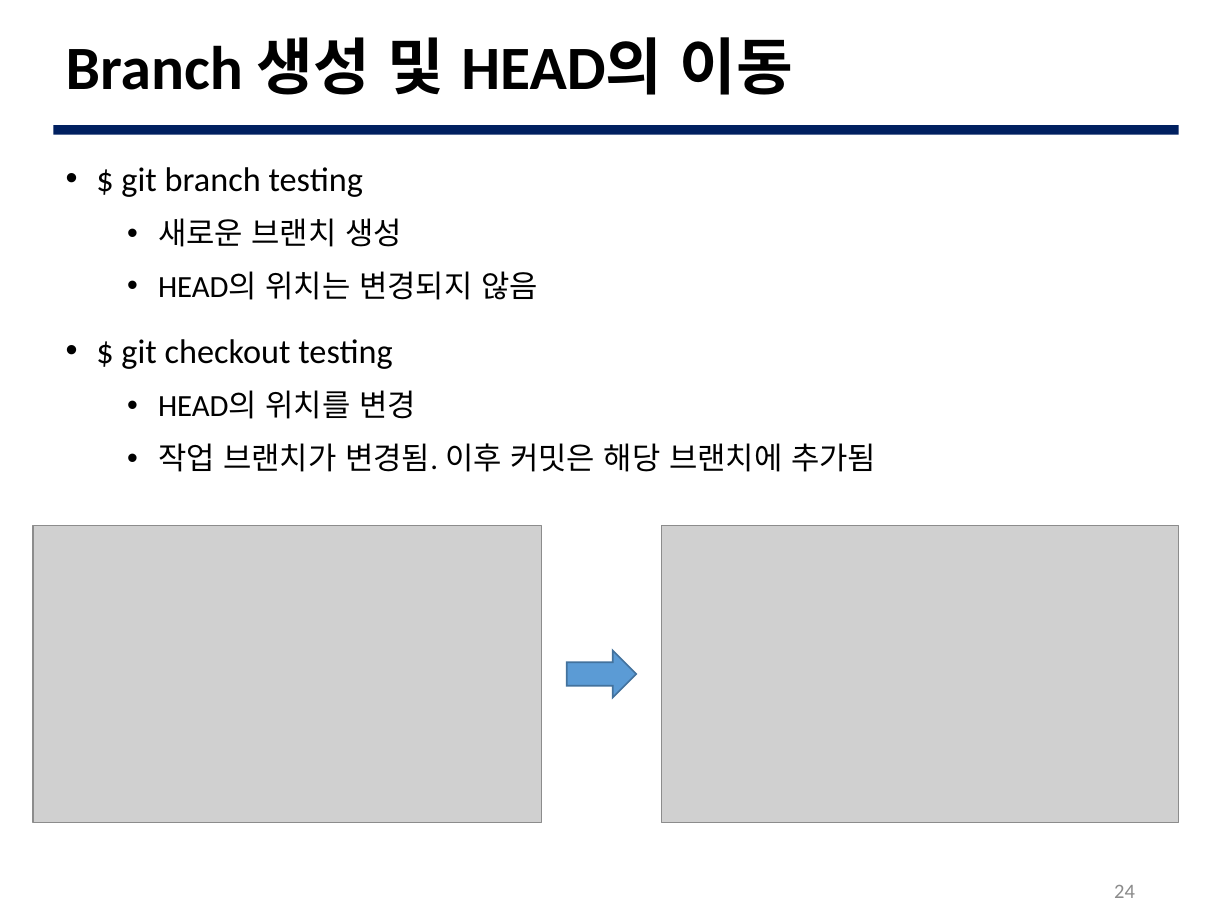
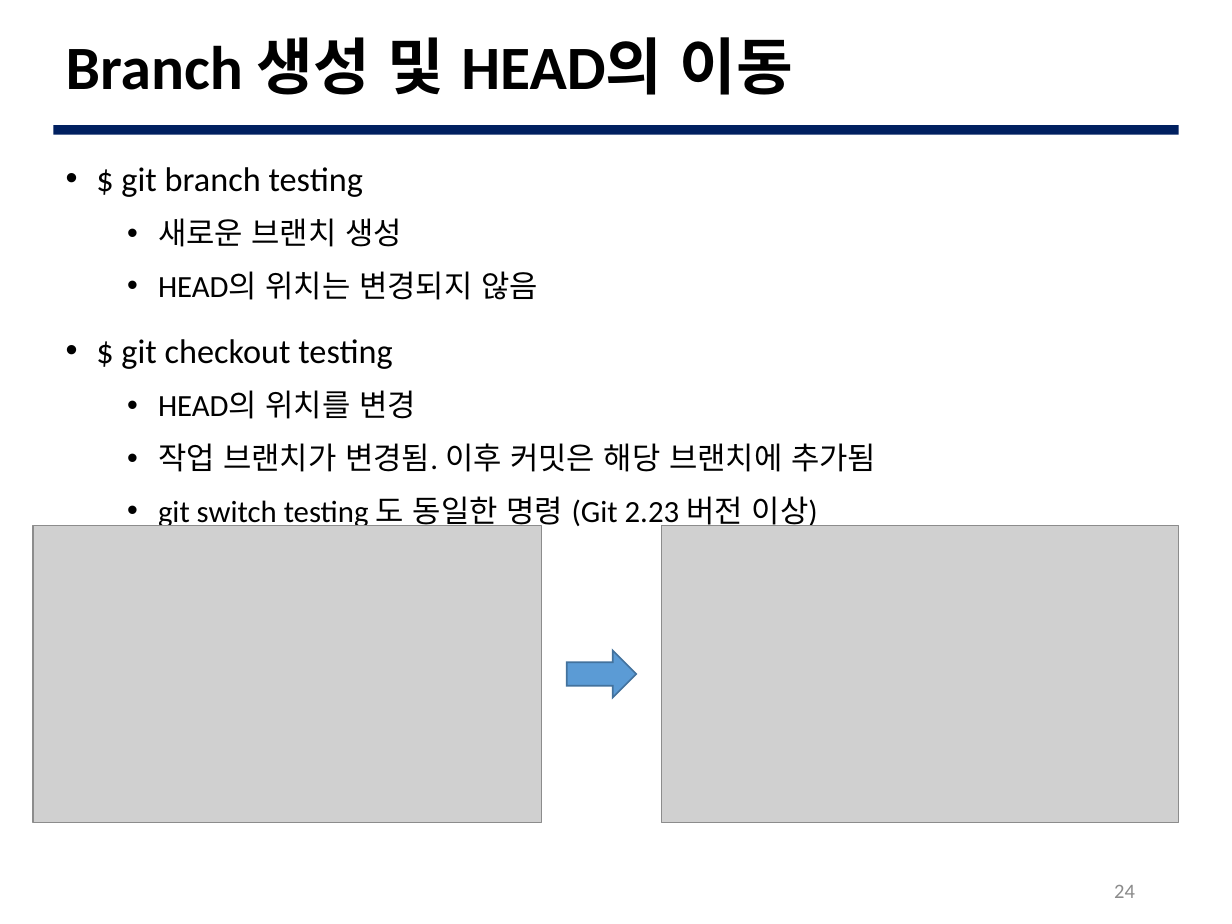
Before and after one commit to JBNU-JEduTools/osscourse, a slide deck: slide 24 of Slides 2020/6. Git 중급 1.pptx. Drawn at 1232x924 pixels with LibreOffice and Linux fonts; fonts in the diff are those of the drawing; grey boxes stand for pictures; background and template pictures are left out. Boxes give left, top, right and bottom in pixels: in the first picture for what was removed or moved away, otherwise in the second. Text is boxed around its words. In the diff, an @@ line names an element or a change of style, - is before the commit and + after.

Commit message:
git checkout 대안 명령어 추가
+ git restore 로 Working Directory 의 변경 사항 버리는 방법 추가
+ git switch 로 브랜치 전환하는 방법 추가

Closes #10

```diff
--- a/Slides 2020/6. Git 중급 1.pptx
+++ b/Slides 2020/6. Git 중급 1.pptx
@@ text at [158, 496, 818, 531]: paragraph added @@
+  • git switch testing 도 동일한 명령 (Git 2.23 버전 이상)
```
Also in this commit, not shown: 1 other file.
